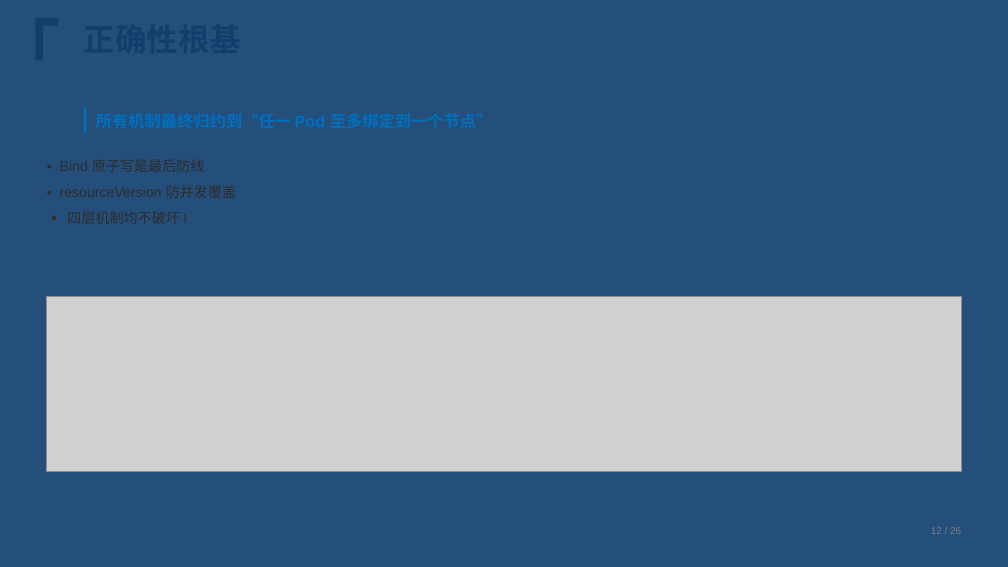
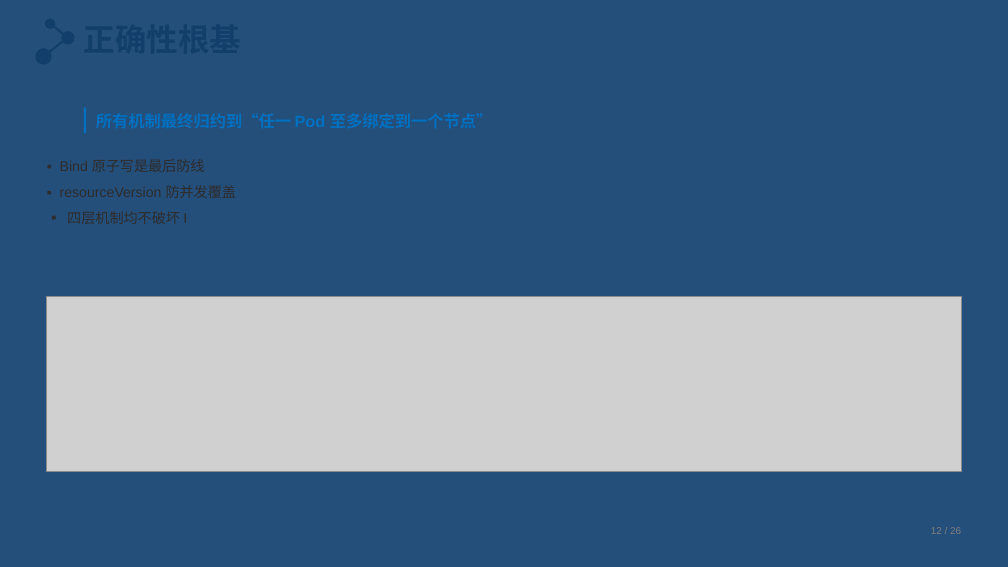
Before and after one commit to tengfei86/godel-scheduler, a slide deck: slide 12 of docs/thesis/defense/答辩PPT-北航模板版.pptx. Drawn at 1008x567 pixels with LibreOffice and Linux fonts; fonts in the diff are those of the drawing; grey boxes stand for pictures; background and template pictures are left out. Boxes give left, top, right and bottom in pixels: in the first picture for what was removed or moved away, otherwise in the second. Text is boxed around its words. In the diff, an @@ line names an element or a change of style, - is before the commit and + after.

```diff
--- a/docs/thesis/defense/答辩PPT-北航模板版.pptx
+++ b/docs/thesis/defense/答辩PPT-北航模板版.pptx
@@ rectangle removed at (x1=36, y1=18, x2=43, y2=60) @@
@@ rectangle removed at (x1=36, y1=18, x2=58, y2=26) @@
@@ freeform shape added at (x1=36, y1=18, x2=75, y2=64), fill #113E6A @@
```
Also in this commit, not shown: 30 other slides changed, 1 other file.
